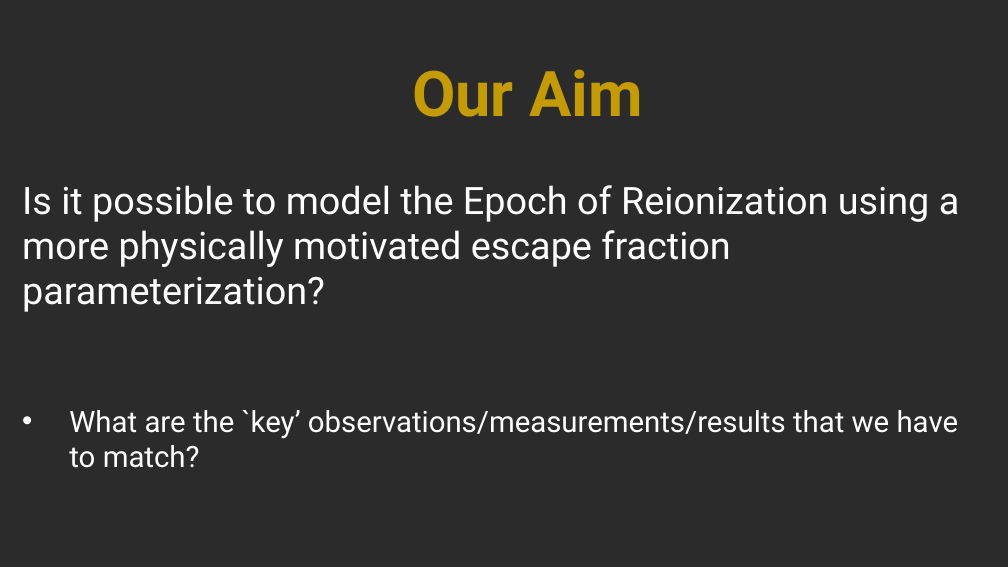
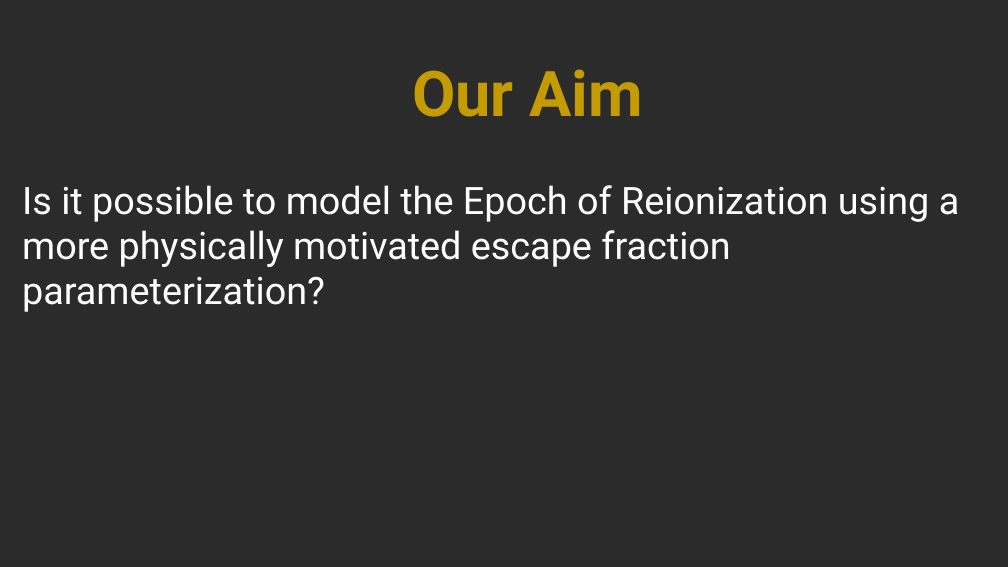
Before and after one commit to jacobseiler/talks, a slide deck: slide 7 of Perth_March2017/Talkv2.pptx (slide 9 before the commit). Drawn at 1008x567 pixels with LibreOffice and Linux fonts; fonts in the diff are those of the drawing; background and template pictures are left out; a plain dark background stands for a picture behind light text. Boxes give left, top, right and bottom in pixels: in the first picture for what was removed or moved away, otherwise in the second. Text is boxed around its words. In the diff, an @@ line names an element or a change of style, - is before the commit and + after.

```diff
--- a/Perth_March2017/Talkv2.pptx
+++ b/Perth_March2017/Talkv2.pptx
@@ text at box(69, 410, 959, 468): paragraph removed @@
-• What are the `key’ observations/measurements/results that we have to match?
```
Also in this commit, not shown: 2 slides removed, 29 other files.
